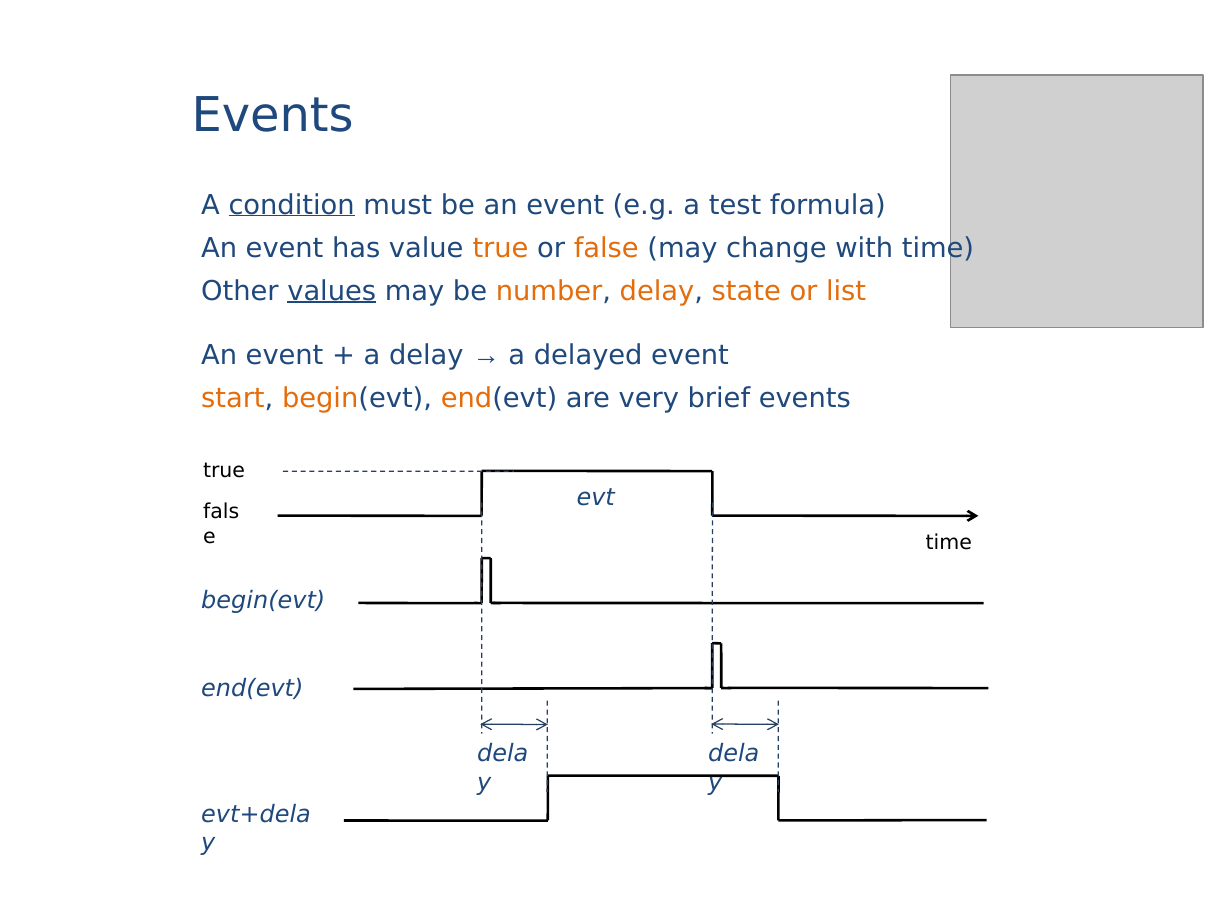
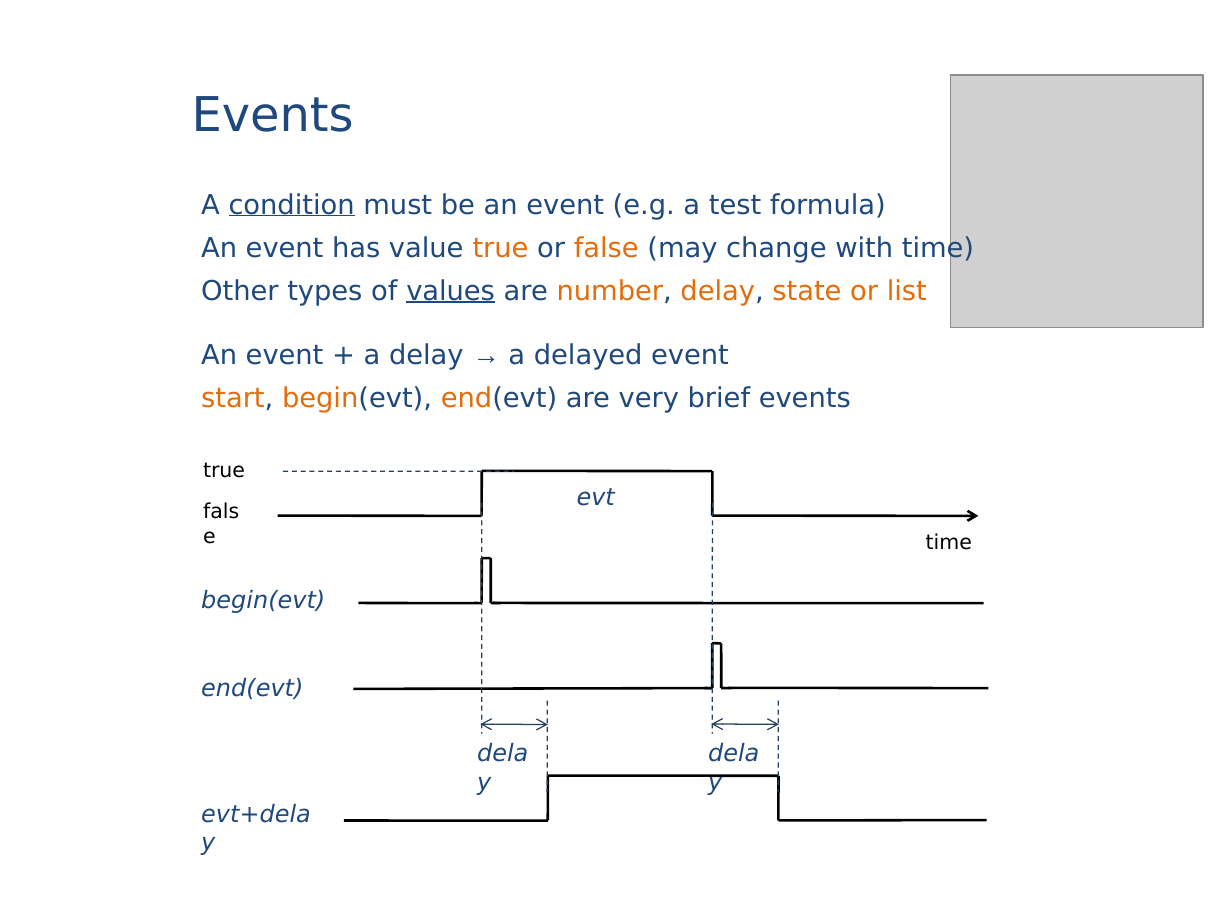
Before and after one commit to MarchandAlain/Whand, a slide deck: slide 11 of Introduction to Whand.ppt (slide 12 before the commit). Drawn at 1232x924 pixels with LibreOffice and Linux fonts; fonts in the diff are those of the drawing; grey boxes stand for pictures. Boxes give left, top, right and bottom in pixels: in the first picture for what was removed or moved away, otherwise in the second. Text is boxed around its words. In the diff, an @@ line names an element or a change of style, - is before the commit and + after.

```diff
--- a/Introduction to Whand.ppt
+++ b/Introduction to Whand.ppt
@@ text at (x1=201, y1=279, x2=927, y2=306): text changed; text colour #E46C0A to #1F497D @@
-Other values may be number, delay, state or list
+Other types of values are number, delay, state or list
```
Also in this commit, not shown: 4 other slides changed, 3 slides added, 1 slide removed.
